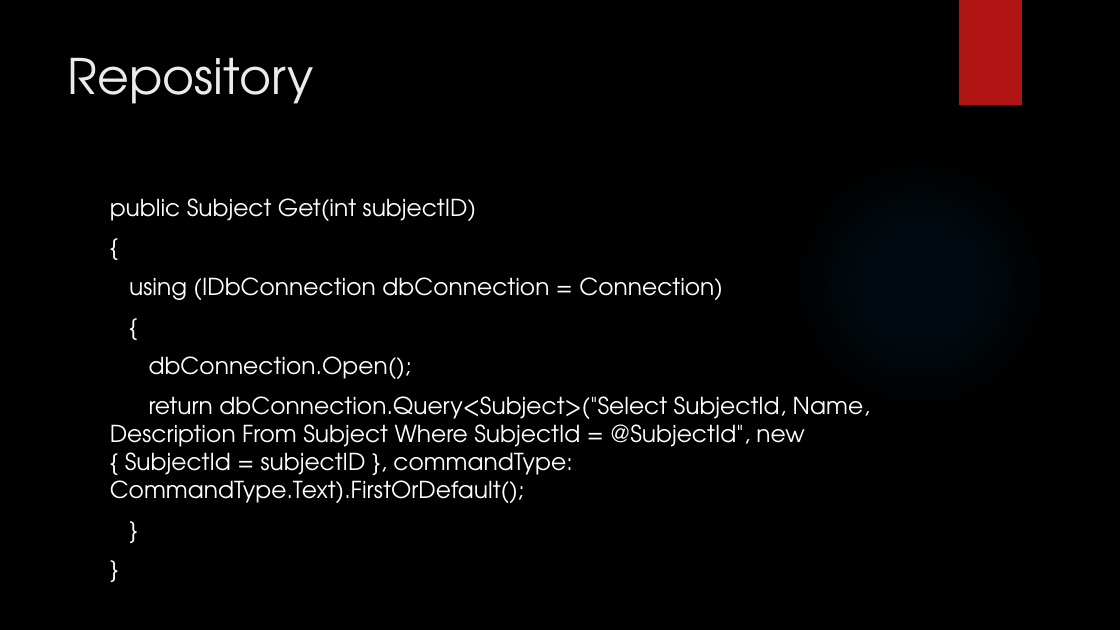
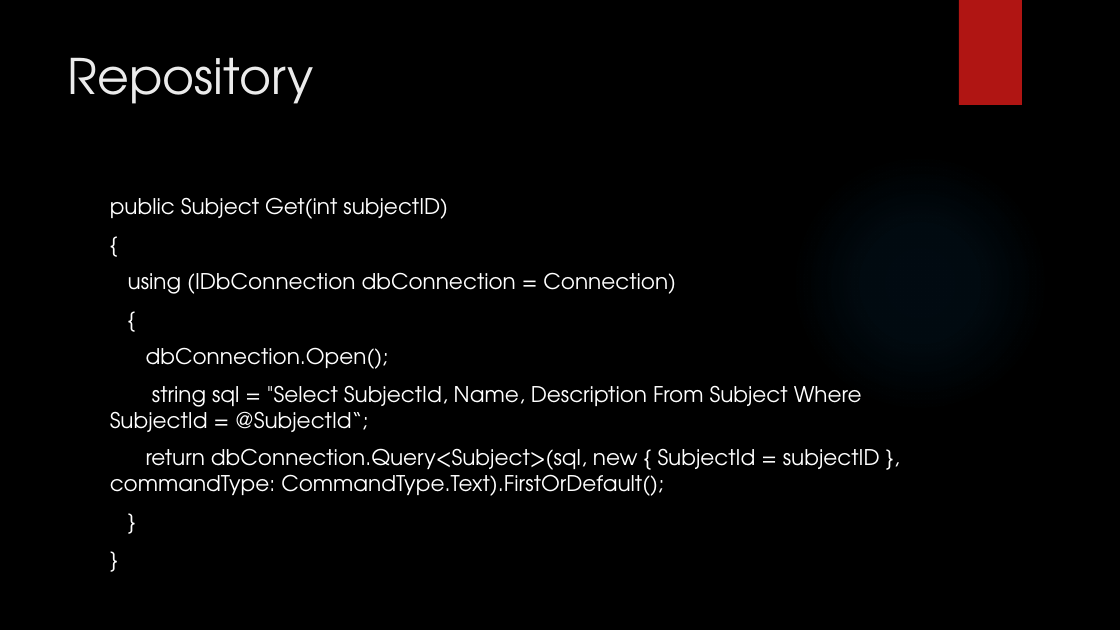
Before and after one commit to LogolsLLC/Logols-May2018, a slide deck: slide 35 of Slides/04_Sql_TrainingPlan.pptx. Drawn at 1120x630 pixels with LibreOffice and Linux fonts; fonts in the diff are those of the drawing; background and template pictures are left out. Boxes give left, top, right and bottom in pixels: in the first picture for what was removed or moved away, otherwise in the second. Text is boxed around its words. In the diff, an @@ line names an element or a change of style, - is before the commit and + after.

```diff
--- a/Slides/04_Sql_TrainingPlan.pptx
+++ b/Slides/04_Sql_TrainingPlan.pptx
@@ text at <box>110,197,676,369</box>: size 20 to 18.5 pt in "public Subject Get(int subjectID)", "{", "using (IDbConnection dbConnection = Connection)", "{" and 3 more places @@
@@ text at <box>110,385,880,496</box>: text changed; size 20 to 18.5 pt @@
-return dbConnection.Query<Subject>("Select SubjectId, Name, Description From Subject Where SubjectId = @SubjectId", new { SubjectId = subjectID }, commandType: CommandType.Text).FirstOrDefault();
+string sql = "Select SubjectId, Name, Description From Subject Where SubjectId = @SubjectId“;
+return dbConnection.Query<Subject>(sql, new { SubjectId = subjectID }, commandType: CommandType.Text).FirstOrDefault();
```
Also in this commit, not shown: 2 other slides changed, 6 slides added, 7 other files.
